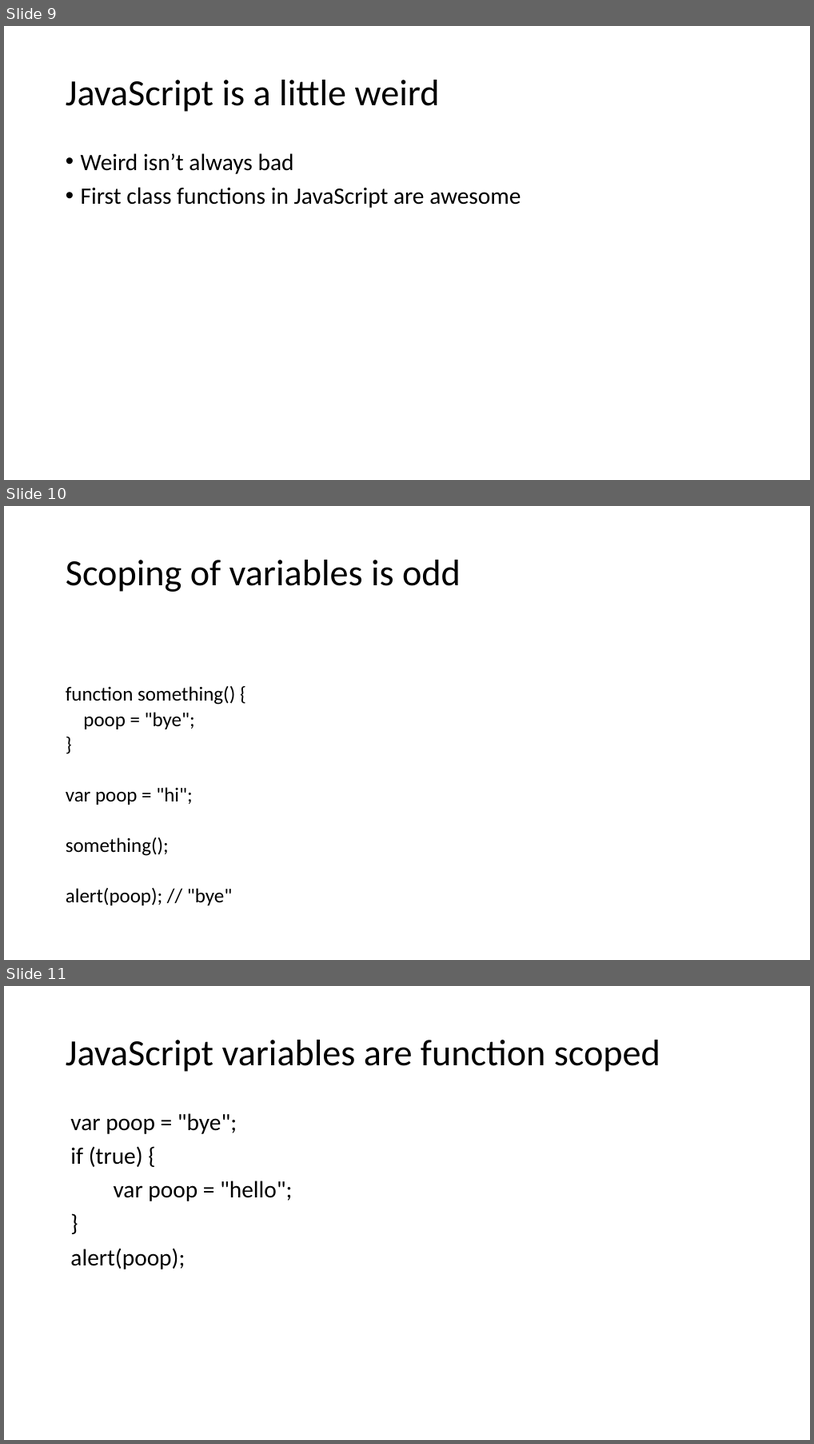
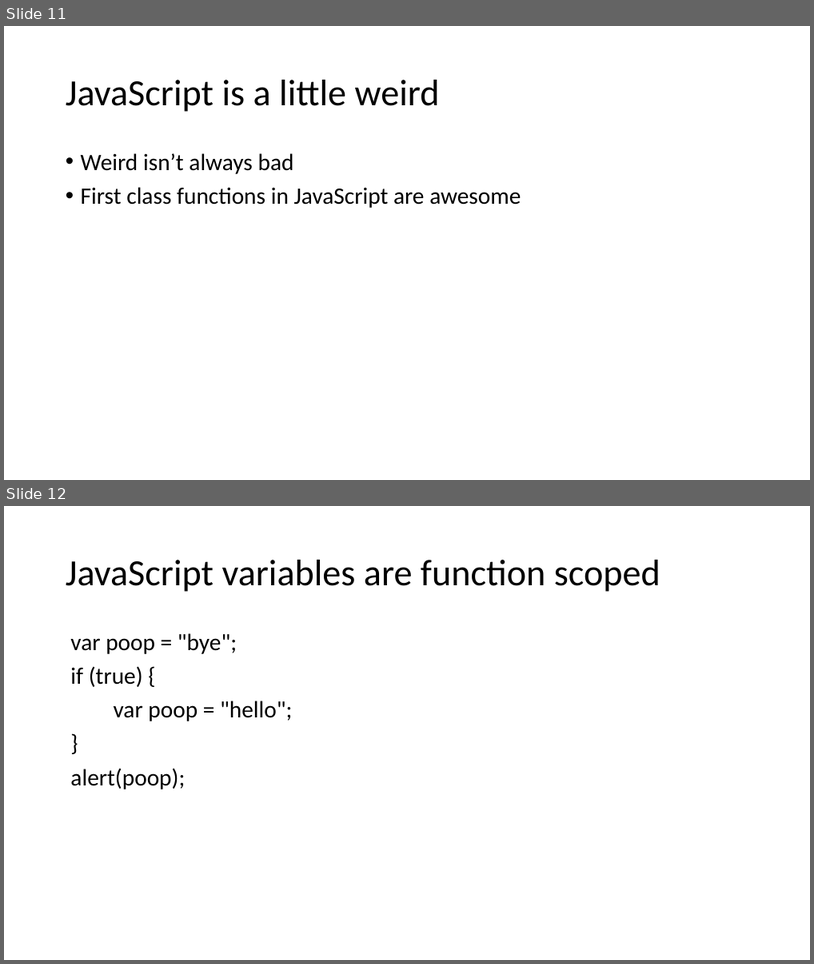
Before and after one commit to chadmichel/JavaScriptStuff, a slide deck: Java and You.pptx. Shown one above the other, each under a label of ours: slides 9, 10 and 11 before the commit, slides 11 and 12 after it. The pictures are 814x1444 and 814x964 pixels, drawn with LibreOffice and Linux fonts; fonts in the diff are those of the drawing. Boxes give left, top, right and bottom in pixels: in the first picture for what was removed or moved away, otherwise in the second. Text is boxed around its words. In the diff, an @@ line names an element or a change of style, - is before the commit and + after.

```diff
--- a/Java and You.pptx
+++ b/Java and You.pptx
@@ slide 10 removed at (4,506,810,960), background #FFFFFF @@
@@ title removed at (66,560,461,592) @@
-Scoping of variables is odd
@@ text removed at (66,686,235,905) @@
-function something() {
-poop = "bye";
-}
-var poop = "hi";
-something();
-alert(poop); // "bye"
@@ what was slide 9 is now slide 11 @@
@@ what was slide 11 is now slide 12 @@
```
Also in this commit, not shown: 1 slide changed, 9 slides added, 1 other slide removed, 9 other files.
